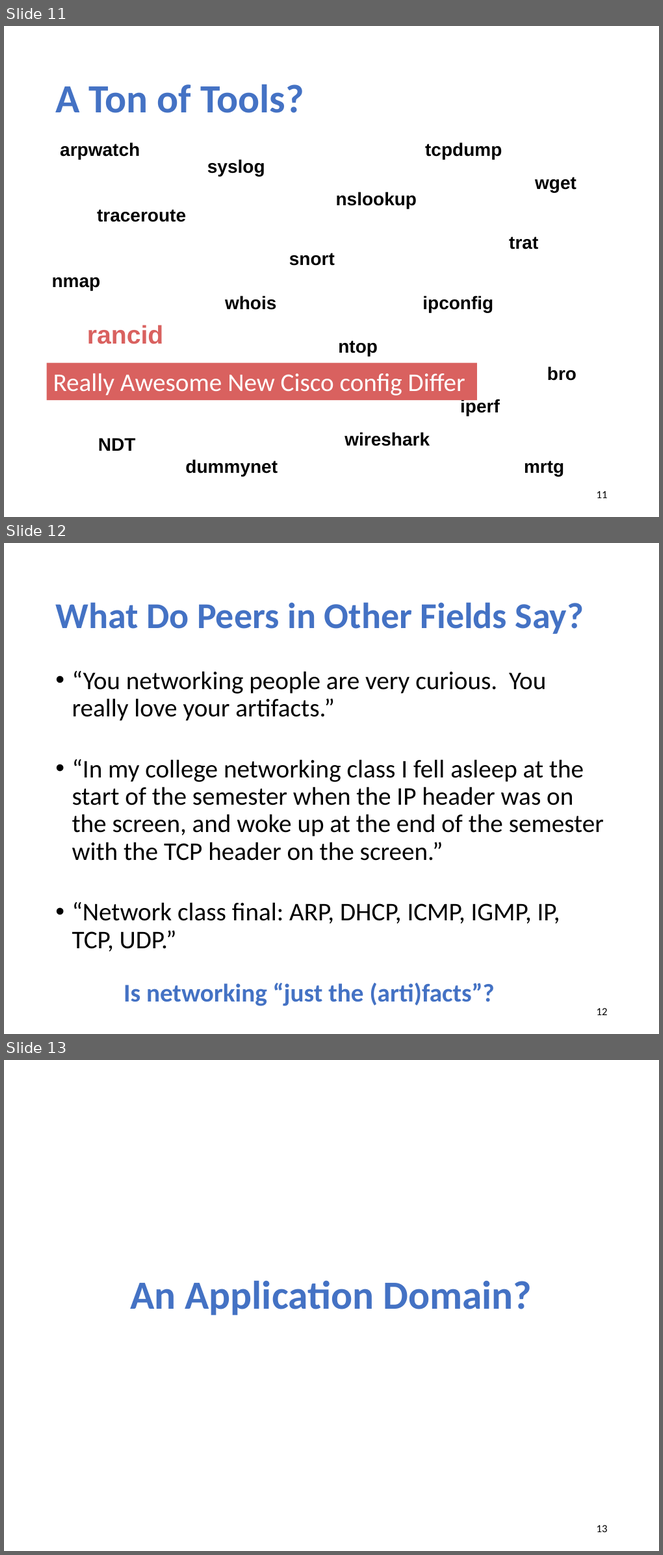
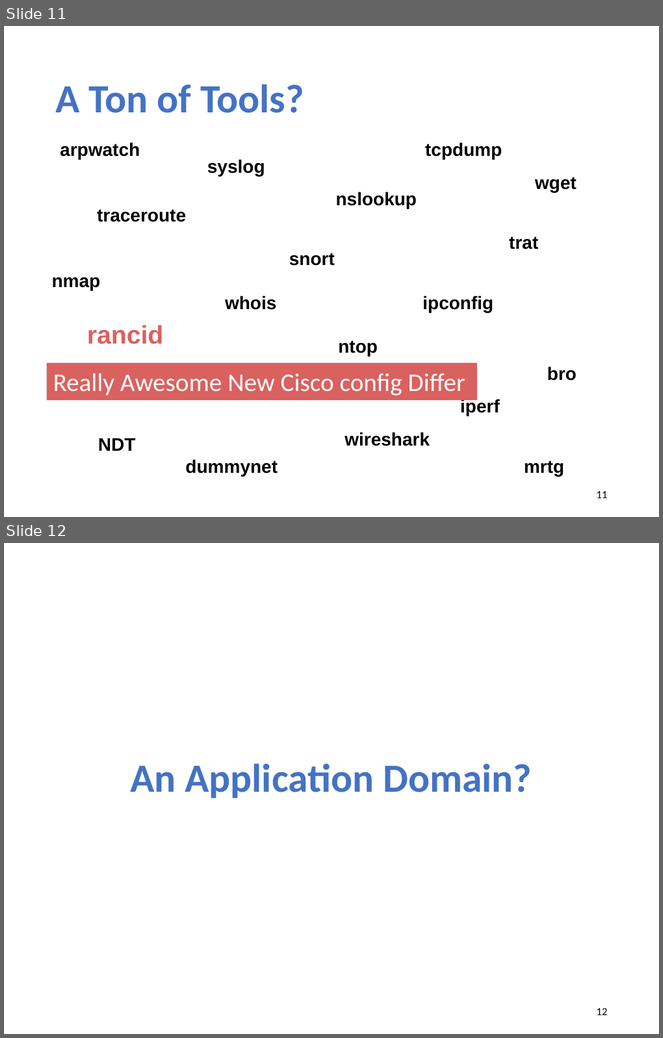
Before and after one commit to xinjin/course-adv-net, a slide deck: slides/lec01_overview.pptx. Shown one above the other, each under a label of ours: slides 11, 12 and 13 before the commit, slides 11 and 12 after it. The pictures are 663x1555 and 663x1038 pixels, drawn with LibreOffice and Linux fonts; fonts in the diff are those of the drawing. Boxes give left, top, right and bottom in pixels: in the first picture for what was removed or moved away, otherwise in the second. Text is boxed around its words. In the diff, an @@ line names an element or a change of style, - is before the commit and + after.

```diff
--- a/slides/lec01_overview.pptx
+++ b/slides/lec01_overview.pptx
@@ slide 12 removed at (4,543,659,1034), background #FFFFFF @@
@@ title removed at (55,602,584,634) @@
-What Do Peers in Other Fields Say?
@@ text removed at (72,671,604,952) @@
-• “You networking people are very curious. You really love your artifacts.”
-• “In my college networking class I fell asleep at the start of the semester when the IP header was on the screen, and woke up at the end of the semester with the TCP header on the screen.”
-• “Network class final: ARP, DHCP, ICMP, IGMP, IP, TCP, UDP.”
@@ text removed at (124,983,495,1006) @@
-Is networking “just the (arti)facts”?
@@ page number removed at (597,1008,608,1016) @@
-12
@@ what was slide 13 is now slide 12 @@
@@ page number at (597,1008,608,1016): text changed @@
-13
+12
```
Also in this commit, not shown: 9 slides changed, 1 other file.
